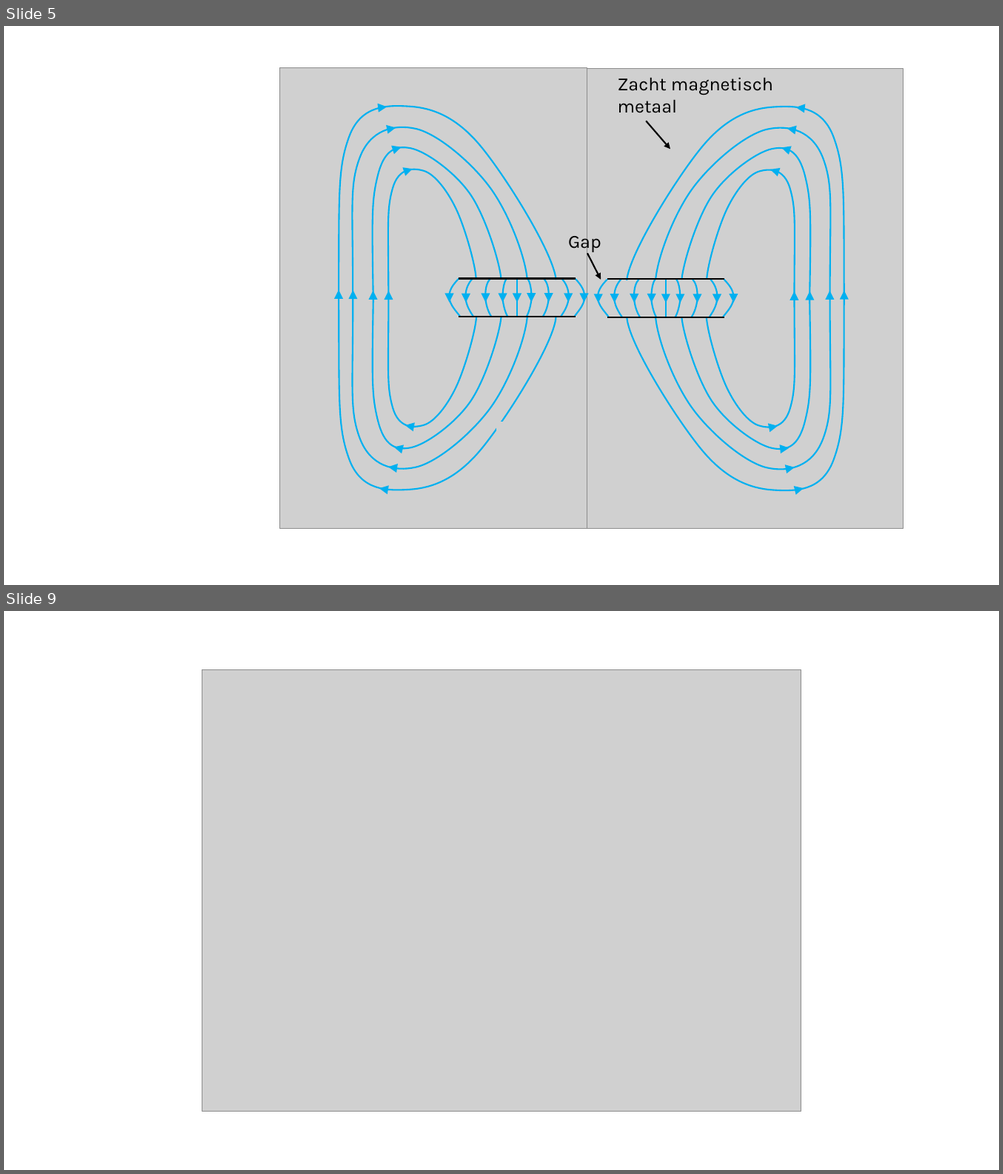
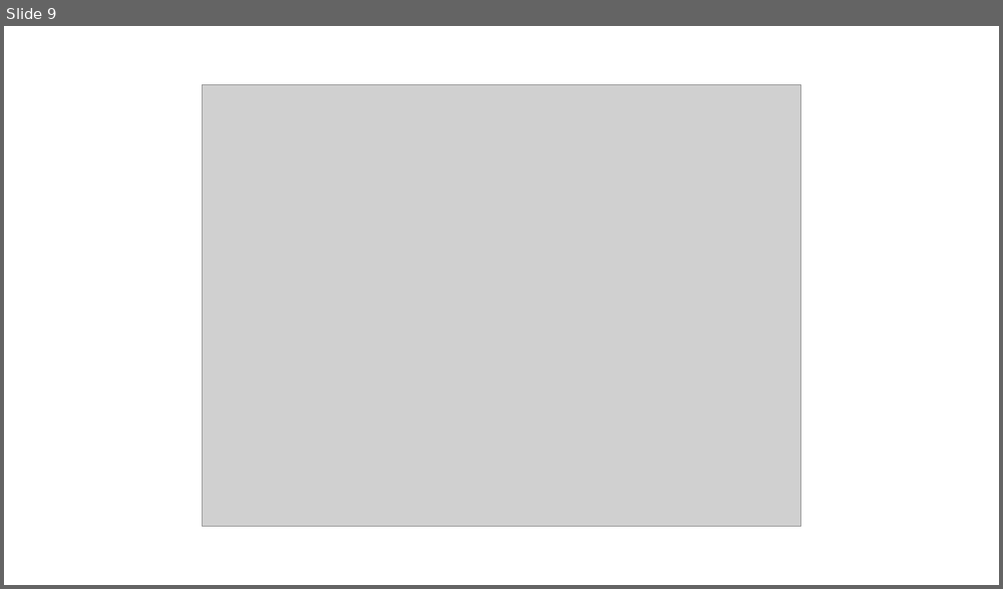
Before and after one commit to desdb6/Permanent_Magnet_Lens, a slide deck: report/Figures.pptx. Shown one above the other, each under a label of ours: slides 5 and 9 before the commit, slide 9 after it; the slides between them are not shown. The pictures are 1003x1174 and 1003x589 pixels, drawn with LibreOffice and Linux fonts; fonts in the diff are those of the drawing; grey boxes stand for pictures. Boxes give left, top, right and bottom in pixels: in the first picture for what was removed or moved away, otherwise in the second. Text is boxed around its words. In the diff, an @@ line names an element or a change of style, - is before the commit and + after.

```diff
--- a/report/Figures.pptx
+++ b/report/Figures.pptx
@@ slide 5 removed at box(4, 26, 999, 585), background #FFFFFF @@
@@ text removed at box(617, 77, 773, 113) @@
-Zacht magnetisch metaal
@@ arrow removed from (646, 121) to (670, 149) @@
@@ text removed at box(568, 231, 601, 252) @@
-Gap
@@ arrow removed from (587, 254) to (601, 280) @@
@@ line removed from (458, 279) to (575, 279) @@
@@ line removed from (607, 279) to (724, 279) @@
@@ line removed from (458, 317) to (575, 317) @@
@@ line removed from (607, 318) to (724, 318) @@
@@ picture removed at box(496, 422, 580, 497) @@
@@ group removed at box(279, 67, 588, 529): 21 triangles, 16 freeform shapes, 1 picture, 1 line @@
@@ group removed at box(580, 68, 903, 530): 21 triangles, 16 freeform shapes, 1 picture, 1 line @@
```
Also in this commit, not shown: 7 slides changed, 1 slide added, 15 other files.
